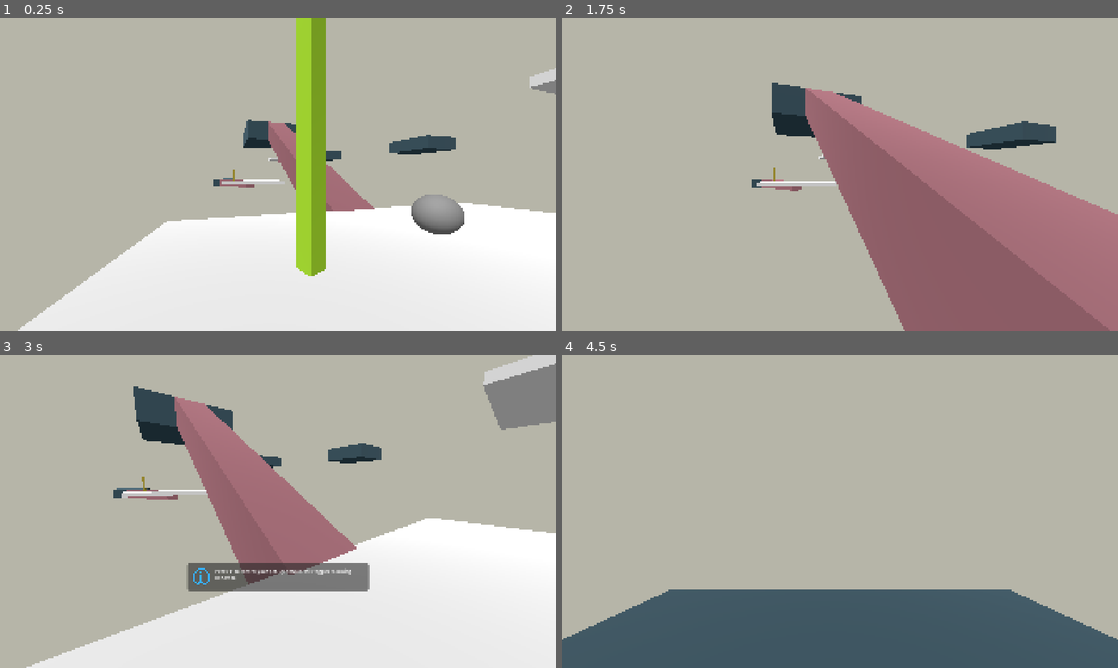
Above: before the commit, frames 1-4 (two rows, left to right).
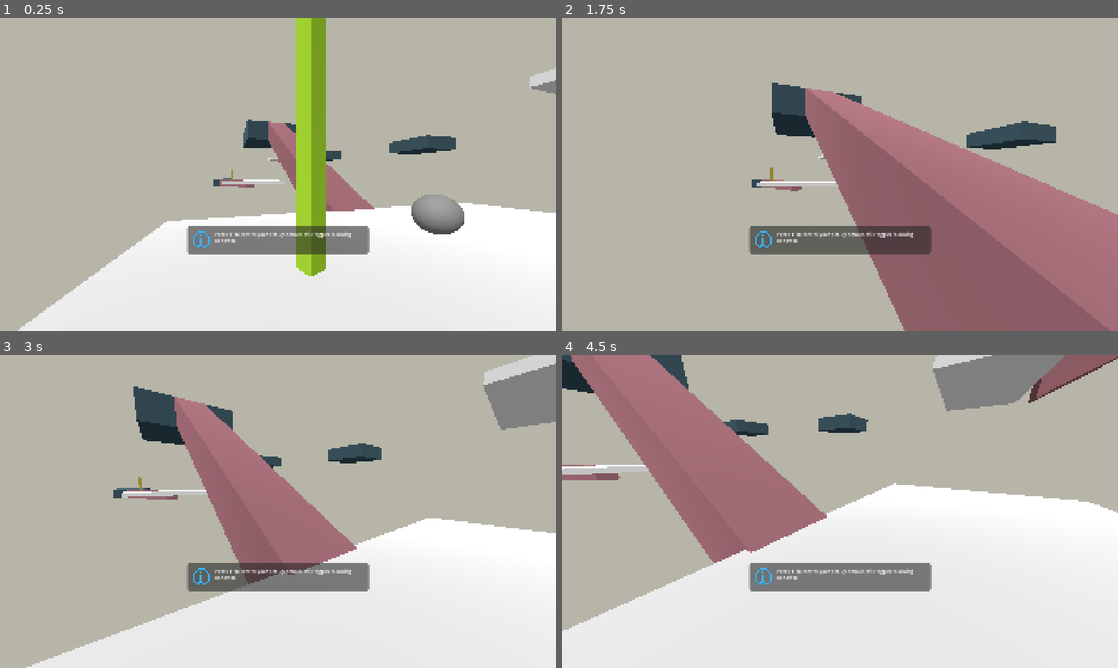
Above: after the commit, the same moments.

Repository: danitheturtle/godly-pets-delivery-service
Game: Godot game, scene res://main.tscn
Two runs of this game, one before a commit and one after it. Both use one fixed random seed, a clock stepped at 60 frames per second and the inputs below.
Inputs (mouse positions are in pixels of both pictures, inside the frame that each line leads up to):
- Up to frame 1 (0.25 s): no input
- Up to frame 2 (1.75 s): tap F (pet_action) at 0.5 s; move the mouse to (867, 174) at 0.52 s; hold W (forward) 0.53-1.25 s; hold L (level_select) 0.53-1.25 s; tap Space (jump) at 0.77 s; click "Level 1" at 1.25 s
- Up to frame 3 (3 s): move the mouse to (250, 511) at 2.02 s; hold W (forward) 2.03-2.75 s; click (250, 511) at 2.1 s; tap Space (jump) at 2.27 s; tap L (level_select) at 2.3 s; click "Level 1" at 2.75 s
- Up to frame 4 (4.5 s): move the mouse to (851, 505) at 3.52 s; hold W (forward) 3.53-4.25 s; hold L (level_select) 3.53-4.25 s; click "Level 1" at 4.25 s

The runs differ from the first frame. In frame 1, 3.0% of the frame differs, in the area x 33-67%, y 48-76%; in frame 2, 3.0%; in frame 3, less than 0.1%; in frame 4, 62%, in the area x 0-100%, y 0-100%.
Error before the commit: Invalid assignment of property or key 'global_position' with value of type 'Vector3' on a base object of type 'previously freed'. (res://game_objects/checkpoin…

Commit message:
refactored reset to checkpoint to work better now that pets exist. fixed popup bugs

Diff:
--- a/godot/game_objects/checkpoint/checkpoint.gd
+++ b/godot/game_objects/checkpoint/checkpoint.gd
@@ -7,6 +7,10 @@
 @onready var animationPlayer = $AnimationPlayer
 @onready var parentLevel = Utils.get_parent_level(self)
 
+# Unlocked when player reaches it, activated when pet reaches it
+var checkpointActivated = false
+
+# local state
 var playerInside = false
 var petInside = false
 
@@ -19,30 +23,35 @@
 
 func activate_checkpoint() -> void:
     State.set_level(parentLevel)
-    if State.lastCheckpoint != null:
-        if State.lastCheckpoint.animationPlayer is AnimationPlayer:
-            State.lastCheckpoint.animationPlayer.stop()
+    if State.activeCheckpoint != null:
+        if State.activeCheckpoint.animationPlayer is AnimationPlayer:
+            State.activeCheckpoint.animationPlayer.stop()
+    if State.pendingCheckpoint != self:
+        State.pendingCheckpoint = self
+        SignalBus.checkpoint_unlocked.emit()
+    State.activeCheckpoint = self
     animationPlayer.play("checkpoint_active")
-    State.lastCheckpoint = self
-    State.touchedNodes = []
     SignalBus.checkpoint_activated.emit()
+    checkpointActivated = true
 
-func reset_to_checkpoint() -> void:
-    for resetable in State.touchedNodes:
-        resetable.reset(false)
-    State.player.global_position = global_position
-    State.player.velocity = Vector3(0,0,0)
-    var petOffset = (State.player.global_basis.x + -State.player.global_basis.z) * 2.0
-    State.pet.global_position = global_position + petOffset
-    State.pet.velocity = Vector3(0,0,0)
+func reset_to_checkpoint(actorNode: CharacterBody3D, offset: Vector3 = Vector3.ZERO) -> void:
+    actorNode.global_position = global_position + offset
+    actorNode.velocity = Vector3.ZERO
+
+@warning_ignore("unused_parameter")
+func reset(hard: bool = false) -> void:
+    checkpointActivated = false
 
 func on_entered_activation_area(node: Node) -> void:
     if node is Player:
         playerInside = true
+        if !checkpointActivated || (State.pendingCheckpoint != State.activeCheckpoint && State.activeCheckpoint == self):
+            State.pendingCheckpoint = self
+            SignalBus.checkpoint_unlocked.emit()
     elif node is Pet:
         petInside = true
-    if (playerInside && petInside):
-        activate_checkpoint()
+        if !checkpointActivated && State.pendingCheckpoint == self:
+            activate_checkpoint()
 
 func on_exited_activation_area(node: Node) -> void:
     if node is Player:
--- a/godot/game_objects/checkpoint/checkpoint.tscn
+++ b/godot/game_objects/checkpoint/checkpoint.tscn
@@ -45,9 +45,10 @@
 }
 
 [sub_resource type="BoxShape3D" id="BoxShape3D_tefeu"]
-size = Vector3(3, 2, 3)
+resource_local_to_scene = true
+size = Vector3(7, 3, 7)
 
-[node name="Checkpoint" type="Area3D" unique_id=24656330]
+[node name="Checkpoint" type="Area3D" unique_id=24656330 groups=["resetable"]]
 script = ExtResource("1_w77t2")
 
 [node name="CheckpointMesh" type="MeshInstance3D" parent="." unique_id=212208265]
@@ -59,5 +60,5 @@
 libraries/ = SubResource("AnimationLibrary_2kgby")
 
 [node name="ActivationArea" type="CollisionShape3D" parent="." unique_id=726556215]
-transform = Transform3D(1, 0, 0, 0, 1, 0, 0, 0, 1, 0, 1, 0)
+transform = Transform3D(1, 0, 0, 0, 1, 0, 0, 0, 1, 0, 1.5, 0)
 shape = SubResource("BoxShape3D_tefeu")
--- a/godot/game_objects/platform/platform.gd
+++ b/godot/game_objects/platform/platform.gd
@@ -87,7 +87,7 @@
     actorDetector.body_entered.connect(on_entered_control_area)
     actorDetector.body_exited.connect(on_exited_control_area)
     # listen for checkpoints
-    SignalBus.checkpoint_activated.connect(on_checkpoint_reached)
+    SignalBus.checkpoint_unlocked.connect(on_checkpoint_reached)
 
 func _physics_process(delta: float) -> void:
     # handle platform animation
@@ -225,8 +225,6 @@
         playerOnPlatform = true
     elif node is Pet:
         petOnPlatform = true
-    if (playerOnPlatform && petOnPlatform && closestCheckpoint != State.lastCheckpoint):
-        closestCheckpoint.activate_checkpoint()
 
 func on_exited_control_area(node: Node) -> void:
     if node is Player:
--- a/godot/game_objects/stairs/stairs.gd
+++ b/godot/game_objects/stairs/stairs.gd
@@ -34,7 +34,7 @@
     storedParent = initialParent
     storedTransform = initialTransform
     # listen for checkpoints
-    SignalBus.checkpoint_activated.connect(on_checkpoint_reached)
+    SignalBus.checkpoint_unlocked.connect(on_checkpoint_reached)
     nav_build_meshes_and_init.call_deferred()
 
 func reset(hard: bool = false) -> void:
--- a/godot/main.gd
+++ b/godot/main.gd
@@ -47,11 +47,17 @@
 
 func restart_level() -> void:
     continue_game()
-    State.level.restart_level()
+    goto_level(State.world.worldNumber, State.level.levelNumber)
 
 func reset_to_checkpoint() -> void:
     continue_game()
-    State.lastCheckpoint.reset_to_checkpoint()
+    for resetable in State.touchedNodes:
+        resetable.reset(false)
+    State.touchedNodes = []
+    if State.pendingCheckpoint != null:
+        State.pendingCheckpoint.reset_to_checkpoint(State.player)
+    if State.activeCheckpoint != null:
+        State.activeCheckpoint.reset_to_checkpoint(State.pet, (State.player.global_basis.x + -State.player.global_basis.z) * 2.0)
 
 func pause_menu() -> void:
     get_tree().paused = true
@@ -71,6 +77,7 @@
         State.world.free()
         loadedWorld = State.worlds[worldNumber].instantiate()
         get_tree().root.add_child(loadedWorld)
-    var selectedLevel = loadedWorld.get_level(levelNumber)
-    selectedLevel.restart_level()
+    loadedWorld.get_level(levelNumber).restart_level()
+    for ln in range(levelNumber+1, State.levelCountByWorld[worldNumber]+1):
+        loadedWorld.get_level(ln).reset_level()
     continue_game()
--- a/godot/scripts/globals/signal_bus.gd
+++ b/godot/scripts/globals/signal_bus.gd
@@ -5,6 +5,7 @@
 @warning_ignore("unused_signal") signal game_exited
 
 @warning_ignore("unused_signal") signal checkpoint_activated
+@warning_ignore("unused_signal") signal checkpoint_unlocked
 @warning_ignore("unused_signal") signal reset_to_checkpoint
 @warning_ignore("unused_signal") signal level_restarted
 @warning_ignore("unused_signal") signal level_select_opened
--- a/godot/scripts/globals/state.gd
+++ b/godot/scripts/globals/state.gd
@@ -12,7 +12,8 @@
 var pet: Pet = null
 var world: World = null
 var level: Level = null
-var lastCheckpoint: Checkpoint = null
+var activeCheckpoint: Checkpoint = null
+var pendingCheckpoint: Checkpoint = null
 var touchedNodes: Array[Node3D] = []
 var highestWorldReached: int = 1
 var highestLevelReached: int = 1
@@ -21,9 +22,10 @@
     player = null
     world = null
     level = null
-    lastCheckpoint = null
+    activeCheckpoint = null
+    pendingCheckpoint = null
     touchedNodes = []
-    highestWorldReached = 2
+    highestWorldReached = 1
     highestLevelReached = 1
 
 func set_world(_world: World) -> void:
--- a/godot/scripts/level.gd
+++ b/godot/scripts/level.gd
@@ -6,9 +6,14 @@
 @onready var levelCheckpoint = $Sub1/Checkpoint
 
 func restart_level():
+    reset_level()
+    if levelCheckpoint is Checkpoint:
+        State.touchedNodes = []
+        levelCheckpoint.activate_checkpoint()
+        SignalBus.checkpoint_activated.emit()
+        SignalBus.reset_to_checkpoint.emit()
+
+func reset_level() -> void:
     var resetableChildren = Utils.get_children_in_group(self, "resetable", true)
     for child in resetableChildren:
         child.reset(true)
-    State.touchedNodes = []
-    if levelCheckpoint is Checkpoint:
-        levelCheckpoint.reset_to_checkpoint()
--- a/godot/ui/hud_menu/hud_menu.gd
+++ b/godot/ui/hud_menu/hud_menu.gd
@@ -4,20 +4,19 @@
 @onready var crosshair = $MarginContainer/GridContainer/CenterContainer/Crosshair
 @onready var popup = $MarginContainer/GridContainer/BottomContainer/PopupPanel
 
-var currentInnerPopup = null
-
 func _ready() -> void:
     SignalBus.popup_displayed.connect(on_popup_displayed)
     SignalBus.popup_closed.connect(on_popup_closed)
 
-func on_popup_displayed(innerPopupTree: Control) -> void:
-    currentInnerPopup = innerPopupTree
-    popup.show()
-    popup.add_child(innerPopupTree)
-    innerPopupTree.owner = get_tree().root
+func on_popup_displayed(innerPopup: Control) -> void:
+    if innerPopup.get_parent() != popup:
+        popup.add_child(innerPopup)
+        innerPopup.owner = get_tree().root
+    if popup.get_child_count() > 0:
+        popup.show()
 
-func on_popup_closed() -> void:
-    popup.hide()
-    if currentInnerPopup != null:
-        popup.remove_child(currentInnerPopup)
-        currentInnerPopup = null
+func on_popup_closed(innerPopup: Control) -> void:
+    if innerPopup.get_parent() == popup:
+        popup.remove_child(innerPopup)
+    if popup.get_child_count() == 0:
+        popup.hide()
--- a/godot/ui/popups/popup_for_area.gd
+++ b/godot/ui/popups/popup_for_area.gd
@@ -34,4 +34,4 @@
     SignalBus.popup_displayed.emit(popup)
 
 func hide_popup() -> void:
-    SignalBus.popup_closed.emit()
+    SignalBus.popup_closed.emit(popup)
--- a/godot/worlds/world_1.tscn
+++ b/godot/worlds/world_1.tscn
@@ -21,11 +21,17 @@
 agent_height = 3.0
 agent_radius = 0.75
 
+[sub_resource type="BoxShape3D" id="BoxShape3D_u583p"]
+size = Vector3(18.75, 3, 9.25)
+
 [sub_resource type="BoxShape3D" id="BoxShape3D_vjvj4"]
 size = Vector3(21, 1, 9.75)
 
 [sub_resource type="BoxMesh" id="BoxMesh_wljuq"]
 size = Vector3(21, 1, 9.75)
+
+[sub_resource type="BoxShape3D" id="BoxShape3D_v5ns0"]
+size = Vector3(19.75, 3, 7)
 
 [sub_resource type="BoxShape3D" id="BoxShape3D_2x05o"]
 size = Vector3(21, 1, 9.75)
@@ -36,12 +42,20 @@
 [sub_resource type="BoxShape3D" id="BoxShape3D_s6qf0"]
 size = Vector3(3, 1, 3)
 
+[sub_resource type="BoxShape3D" id="BoxShape3D_24asp"]
+resource_local_to_scene = true
+size = Vector3(11.75, 3, 10.5)
+
 [sub_resource type="BoxShape3D" id="BoxShape3D_s2u2n"]
 size = Vector3(11, 1, 11)
 
 [sub_resource type="BoxMesh" id="BoxMesh_05ppg"]
 size = Vector3(11, 1, 11)
 
+[sub_resource type="BoxShape3D" id="BoxShape3D_uwytn"]
+resource_local_to_scene = true
+size = Vector3(20.25, 3, 10.5)
+
 [sub_resource type="BoxShape3D" id="BoxShape3D_plnos"]
 size = Vector3(3, 11, 3)
 
@@ -66,6 +80,10 @@
 [sub_resource type="BoxMesh" id="BoxMesh_wkq5h"]
 size = Vector3(21, 1, 9.75)
 
+[sub_resource type="BoxShape3D" id="BoxShape3D_o8xi3"]
+resource_local_to_scene = true
+size = Vector3(9.5, 3, 10.5)
+
 [sub_resource type="BoxShape3D" id="BoxShape3D_wkq5h"]
 size = Vector3(9.75, 1, 11)
 
@@ -74,6 +92,10 @@
 
 [sub_resource type="BoxShape3D" id="BoxShape3D_05ppg"]
 size = Vector3(3, 1, 3)
+
+[sub_resource type="BoxShape3D" id="BoxShape3D_g8a7o"]
+resource_local_to_scene = true
+size = Vector3(10.25, 3, 22)
 
 [sub_resource type="BoxShape3D" id="BoxShape3D_wljuq"]
 size = Vector3(21, 1, 11)
@@ -95,7 +117,10 @@
 
 [node name="Checkpoint" parent="Level1/Sub1" parent_id_path=PackedInt32Array(1133198089) index="0" unique_id=24656330]
 transform = Transform3D(1, 0, 0, 0, 1, 0, 0, 0, 1, -5.70969, -9.727724, 29.761488)
-isSubCheckpoint = null
+
+[node name="ActivationArea" parent="Level1/Sub1/Checkpoint" index="2" unique_id=726556215]
+transform = Transform3D(1, 0, 0, 0, 1, 0, 0, 0, 1, 5.875, 1.5, -1.125)
+shape = SubResource("BoxShape3D_u583p")
 
 [node name="PopupForArea" parent="Level1/Sub1/Checkpoint" index="3" unique_id=405273844 instance=ExtResource("3_2x05o")]
 popupText = "Press 'F' to control your pet. By default, this toggles following behavior."
@@ -123,11 +148,14 @@
 transform = Transform3D(1, 0, 0, 0, 1, 0, 0, 0, 1, -11.25, -11.25, -58.5)
 
 [node name="SubCheckpoint" parent="Level1/Sub2" index="0" unique_id=1155096228 instance=ExtResource("4_baolv")]
-transform = Transform3D(1, 0, 0, 0, 1, 0, 0, 0, 1, 4.753845, 1.5150003, 28.344904)
-isFirstInScene = null
+transform = Transform3D(1, 0, 0, 0, 1, 0, 0, 0, 1, 4.003845, 1.5150003, 28.344904)
+
+[node name="ActivationArea" parent="Level1/Sub2/SubCheckpoint" index="2" unique_id=726556215]
+transform = Transform3D(1, 0, 0, 0, 1, 0, 0, 0, 1, 7.5, 1.5, 0)
+shape = SubResource("BoxShape3D_v5ns0")
 
 [node name="PopupForArea" parent="Level1/Sub2/SubCheckpoint" index="3" unique_id=1416977785 instance=ExtResource("3_2x05o")]
-popupText = "Your pet can activate checkpoints. Press 'R' to return to the latest one if you get stuck."
+popupText = "Press 'R' to return you and your pet to the furthest checkpoints each of you has reached. Useful if you get stuck."
 
 [node name="Platform" parent="Level1/Sub2" index="1" unique_id=1874884055 instance=ExtResource("4_fwsfs")]
 
@@ -165,7 +193,10 @@
 
 [node name="SubCheckpoint" parent="Level1/Sub3" index="0" unique_id=1607201582 instance=ExtResource("4_baolv")]
 transform = Transform3D(1, 0, 0, 0, 1, 0, 0, 0, 1, -8.694675, 1.5216613, -26.447771)
-isFirstInScene = null
+
+[node name="ActivationArea" parent="Level1/Sub3/SubCheckpoint" index="2" unique_id=726556215]
+transform = Transform3D(1, 0, 0, 0, 1, 0, 0, 0, 1, -2.375, 1.5, -2.75)
+shape = SubResource("BoxShape3D_24asp")
 
 [node name="Platform" parent="Level1/Sub3" index="1" unique_id=1840473985 instance=ExtResource("4_fwsfs")]
 
@@ -210,17 +241,19 @@
 
 [node name="Checkpoint" parent="Level2/Sub1" index="0" unique_id=2066935558 instance=ExtResource("6_wkq5h")]
 transform = Transform3D(1, 0, 0, 0, 1, 0, 0, 0, 1, -6.6757374, -9.737352, -26.841507)
-isFirstInScene = null
-isSubCheckpoint = null
+
+[node name="ActivationArea" parent="Level2/Sub1/Checkpoint" index="2" unique_id=726556215]
+transform = Transform3D(1, 0, 0, 0, 1, 0, 0, 0, 1, 6.625, 1.5, -1.75)
+shape = SubResource("BoxShape3D_uwytn")
 
 [node name="PopupForArea" parent="Level2/Sub1/Checkpoint" index="3" unique_id=2055016525 instance=ExtResource("3_2x05o")]
-popupText = "Larger green checkpoints mark the start of a level. View level select by pressing 'L'"
+popupText = "Complete a level by reaching the tall green checkpoint with your pet. View level select by pressing 'L'."
 
 [node name="Platform" parent="Level2/Sub1" index="1" unique_id=989720734 instance=ExtResource("4_fwsfs")]
 transform = Transform3D(1, 0, 0, 0, 1, 0, 0, 0, 1, -1.335144e-05, 0, 0)
 
 [node name="PopupForArea" parent="Level2/Sub1/Platform/ActorDetector" parent_id_path=PackedInt32Array(989720734, 162572149) index="1" unique_id=824687273 instance=ExtResource("3_2x05o")]
-popupText = "Platform rotations and pivots get cancelled if anything blocks the path of connected stairs."
+popupText = "Platform rotation / pivot gets cancelled if anything blocks the path of connected stairs."
 
 [node name="Platform1" parent="Level2/Sub1" index="2" unique_id=1236378208 instance=ExtResource("4_fwsfs")]
 transform = Transform3D(1, 0, 0, 0, 1, 0, 0, 0, 1, 29.249985, 11.25, 0)
@@ -298,12 +331,18 @@
 
 [node name="SubCheckpoint" parent="Level2/Sub2" index="0" unique_id=1806827507 instance=ExtResource("4_baolv")]
 transform = Transform3D(1, 0, 0, 0, 1, 0, 0, 0, 1, 32.07747, -9.76281, -3.6054382)
-isFirstInScene = null
+
+[node name="ActivationArea" parent="Level2/Sub2/SubCheckpoint" index="2" unique_id=726556215]
+transform = Transform3D(1, 0, 0, 0, 1, 0, 0, 0, 1, -2.75, 1.5, 3.75)
+shape = SubResource("BoxShape3D_o8xi3")
 
 [node name="Platform" parent="Level2/Sub2" index="1" unique_id=1539693064 instance=ExtResource("4_fwsfs")]
 
 [node name="Platform1" parent="Level2/Sub2" index="2" unique_id=1465344573 instance=ExtResource("4_fwsfs")]
 transform = Transform3D(1, 0, 0, 0, 1, 0, 0, 0, 1, 0, 11.25, -29.25)
+
+[node name="PopupForArea" parent="Level2/Sub2/Platform1/ActorDetector" parent_id_path=PackedInt32Array(1465344573, 162572149) index="1" unique_id=97234821 instance=ExtResource("3_2x05o")]
+popupText = "Collision of *any* connected stair blocks pivot or rotation of *every* connected stair"
 
 [node name="Platform2" parent="Level2/Sub2" index="3" unique_id=91525572 instance=ExtResource("4_fwsfs")]
 transform = Transform3D(1, 0, 0, 0, 1, 0, 0, 0, 1, 0, 0, -58.5)
@@ -383,6 +422,10 @@
 [node name="Checkpoint" parent="Level3/Sub1" index="0" unique_id=144045366 instance=ExtResource("6_wkq5h")]
 transform = Transform3D(1, 0, 0, 0, 1, 0, 0, 0, 1, -30.306267, -9.740166, 9.64019)
 
+[node name="ActivationArea" parent="Level3/Sub1/Checkpoint" index="2" unique_id=726556215]
+transform = Transform3D(1, 0, 0, 0, 1, 0, 0, 0, 1, 1.625, 1.5, -7.5)
+shape = SubResource("BoxShape3D_g8a7o")
+
 [node name="Platform" parent="Level3/Sub1" index="1" unique_id=322832196 instance=ExtResource("4_fwsfs")]
 
 [node name="Staircase" parent="Level3/Sub1" index="2" unique_id=932428289 instance=ExtResource("2_38vaf")]
@@ -409,16 +452,24 @@
 [node name="CollisionShape3D2" type="CollisionShape3D" parent="Level3/Sub1/Static/NavmeshHelper" index="1" unique_id=1112628748]
 shape = SubResource("BoxShape3D_05ppg")
 
+[editable path="Level1/Sub1/Checkpoint"]
 [editable path="Level1/Sub1/Platform"]
 [editable path="Level1/Sub1/Platform/NavigationRegion3D/NavmeshHelper"]
+[editable path="Level1/Sub2/SubCheckpoint"]
 [editable path="Level1/Sub2/Platform"]
 [editable path="Level1/Sub2/Platform/NavigationRegion3D/NavmeshHelper"]
 [editable path="Level1/Sub2/Static/NavmeshHelper"]
+[editable path="Level1/Sub3/SubCheckpoint"]
 [editable path="Level1/Sub3/Platform1"]
 [editable path="Level1/Sub3/Platform1/NavigationRegion3D/NavmeshHelper"]
 [editable path="Level1/Sub3/Static/NavmeshHelper"]
+[editable path="Level2/Sub1/Checkpoint"]
 [editable path="Level2/Sub1/Platform"]
 [editable path="Level2/Sub1/Platform/NavigationRegion3D/NavmeshHelper"]
 [editable path="Level2/Sub1/Static/NavmeshHelper"]
+[editable path="Level2/Sub2/SubCheckpoint"]
+[editable path="Level2/Sub2/Platform1"]
+[editable path="Level2/Sub2/Platform1/NavigationRegion3D/NavmeshHelper"]
 [editable path="Level2/Sub2/Static/NavmeshHelper"]
+[editable path="Level3/Sub1/Checkpoint"]
 [editable path="Level3/Sub1/Static/NavmeshHelper"]
Not shown, changed: gpds_obsidian/.obsidian/workspace.json
